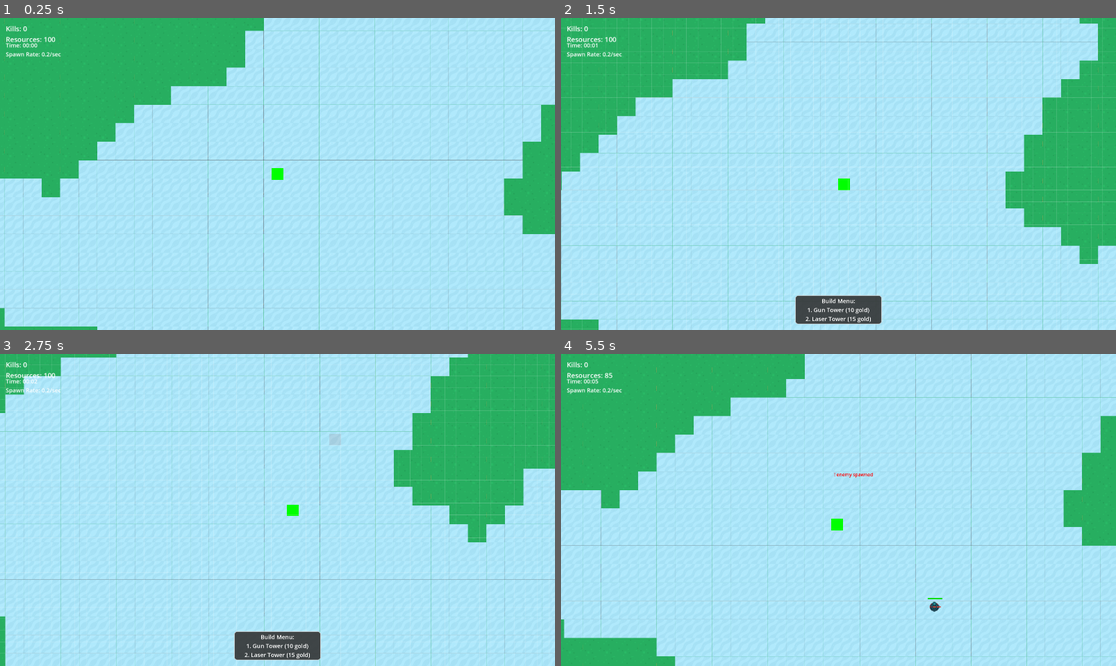
Above: before the commit, frames 1-4 (two rows, left to right).
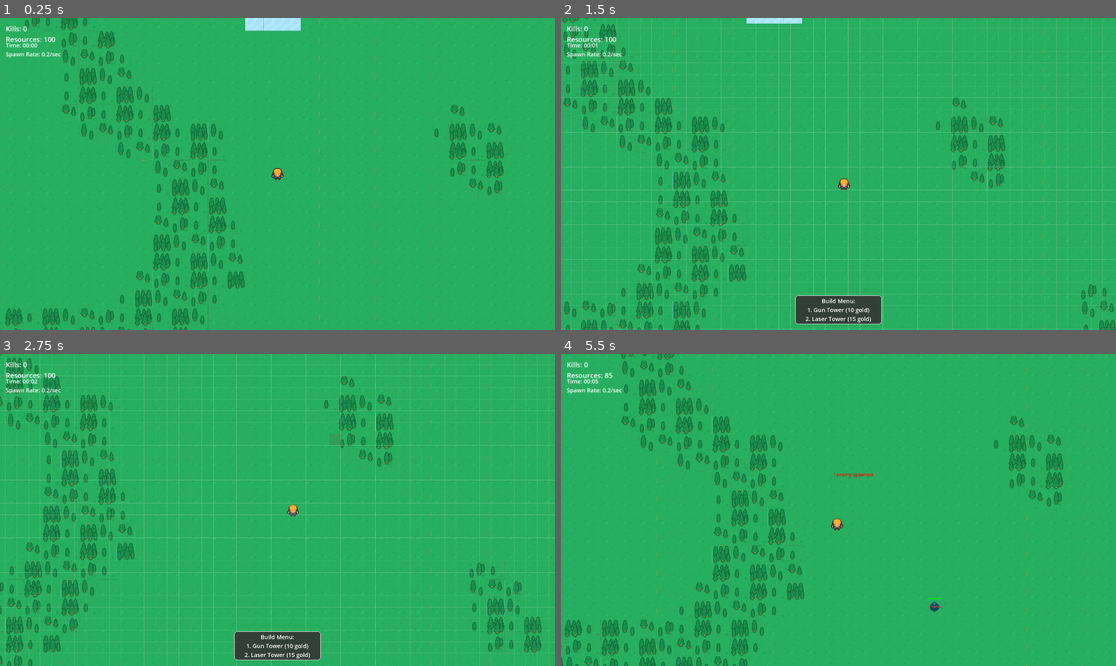
Above: after the commit, the same moments.

Repository: Sephon/testaiproject
Game: Godot game, scene res://Main.tscn
The game is run twice, just before and just after one commit, with the same random seed, the same clock (stepped at 60 frames per second) and the same inputs.
Inputs (mouse positions are in pixels of both pictures, inside the frame that each line leads up to):
- Up to frame 1 (0.25 s): no input
- Up to frame 2 (1.5 s): tap Enter (ui_accept) at 0.5, 0.6, 0.77, 1.07 s; move the mouse to (960, 158) at 0.52 s; hold Right (ui_right) 0.53-1.28 s; click (960, 158) at 0.67 s; move the mouse to (727, 189) at 1.27 s; hold Down (ui_down) from 1.28 s (still down); tap B at 1.35 s
- Up to frame 3 (2.75 s): tap Enter (ui_accept) at 1.52, 1.55, 1.82, 2.3 s; move the mouse to (333, 441) at 2.02 s; release Down (ui_down) at 2.03 s; hold Right (ui_right) from 2.03 s (still down); hold 1 from 2.03 s (still down)
- Up to frame 4 (5.5 s): move the mouse to (810, 572) at 2.77 s; release Right (ui_right) at 2.78 s; release 1 at 2.78 s; hold Up (ui_up) 2.78-3.53 s; tap 2 at 2.85 s; click (810, 572) at 2.92 s; tap Enter (ui_accept) at 3.02, 3.05, 3.32, 3.6, 3.77, 4.07, 4.52, 4.55, 4.82, 5.3 s; move the mouse to (1005, 556) at 3.52 s; hold Left (ui_left) 3.53-5.03 s; move the mouse to (672, 463) at 4.27 s; tap B at 4.35 s; move the mouse to (866, 510) at 5.02 s; hold Down (ui_down) from 5.03 s (still down); hold 1 from 5.03 s (still down); click (866, 510) at 5.17 s

The runs differ from the first frame. In frame 1, 83% of the frame differs, in the area x 0-100%, y 0-100%; in frame 2, 81%; in frame 3, 85%; in frame 4, 85%.

Commit message:
Monster sprites

Diff:
--- a/testaiproject/Enemy.gd
+++ b/testaiproject/Enemy.gd
@@ -41,10 +41,11 @@
 	# Initialize random wander angle
 	wander_angle = randf() * TAU  # Random angle between 0 and 2π
 
-	var rect = ColorRect.new()
-	rect.size = Vector2(40,40)
-	rect.color = Color(1,1,1,1)
-	add_child(rect)
+	# Replace ColorRect with Sprite2D
+	var sprite = Sprite2D.new()
+	sprite.texture = load("res://Sprites/Spider.png")
+	sprite.z_index = 1
+	add_child(sprite)
 
 	# Setup audio player for gunshot sound
 	audio_player_explode = AudioStreamPlayer.new()
--- a/testaiproject/Main.gd
+++ b/testaiproject/Main.gd
@@ -97,6 +97,7 @@
 
 # Called when the node enters the scene tree for the first time.
 func _ready() -> void:
+	randomize() # Ensure different seed each run
 	# Initialize game objects
 	$Player.position = world_center  # Start player in center of world
 
@@ -186,11 +187,17 @@
 
 	# Initialize biome noise
 	biome_noise = FastNoiseLite.new()
-	biome_noise.seed = 12345
+	biome_noise.seed = randi()
 	biome_noise.frequency = 1.0 / 64.0  # period = 64.0
 	biome_noise.fractal_octaves = 4
 	biome_noise.fractal_lacunarity = 2.0
 	biome_noise.fractal_gain = 0.5
+
+	# Add a sprite to the player
+	var player_sprite = Sprite2D.new()
+	player_sprite.texture = load("res://Sprites/Player.png")
+	player_sprite.z_index = 1
+	$Player.add_child(player_sprite)
 
 	print("Game initialized")
 
@@ -663,6 +670,12 @@
 	var new_player = Area2D.new()
 	new_player.name = "Player"
 	add_child(new_player)
+
+	# Add player sprite
+	var player_sprite = Sprite2D.new()
+	player_sprite.texture = load("res://Sprites/Player.png")
+	player_sprite.z_index = 1
+	new_player.add_child(player_sprite)
 
 	# Add player components
 	var player_rect = ColorRect.new()
--- a/testaiproject/Main.tscn
+++ b/testaiproject/Main.tscn
@@ -11,13 +11,6 @@
 
 [node name="Player" type="Area2D" parent="."]
 
-[node name="ColorRect" type="ColorRect" parent="Player"]
-offset_left = -20.0
-offset_top = -20.0
-offset_right = 20.0
-offset_bottom = 20.0
-color = Color(0, 1, 0, 1)
-
 [node name="CollisionShape2D" type="CollisionShape2D" parent="Player"]
 shape = SubResource("RectangleShape2D_sblpp")
 
Binary file added: testaiproject/Sprites/Player.png
Not shown, added: testaiproject/Sprites/Player.png.import
Binary file added: testaiproject/Sprites/Spider.png
Not shown, added: testaiproject/Sprites/Spider.png.import
